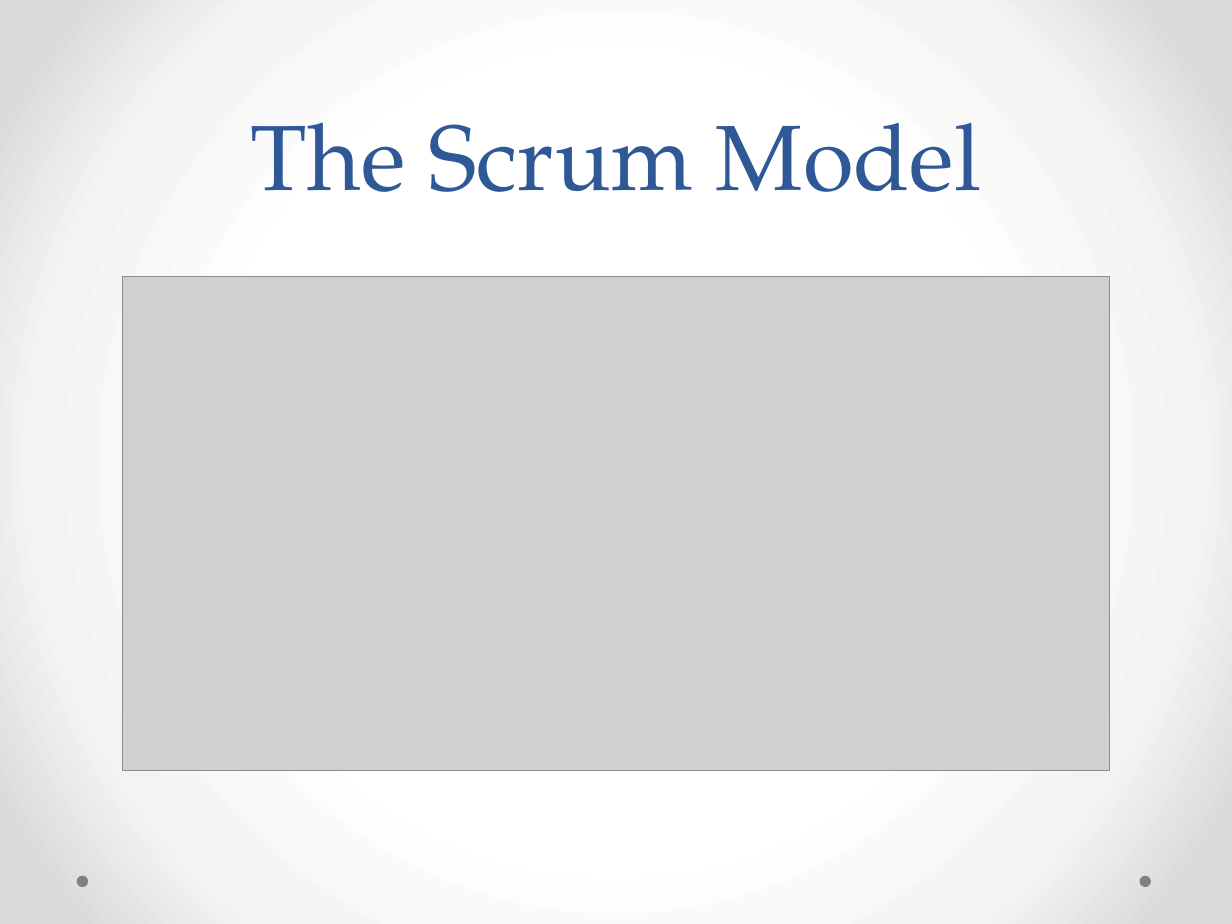
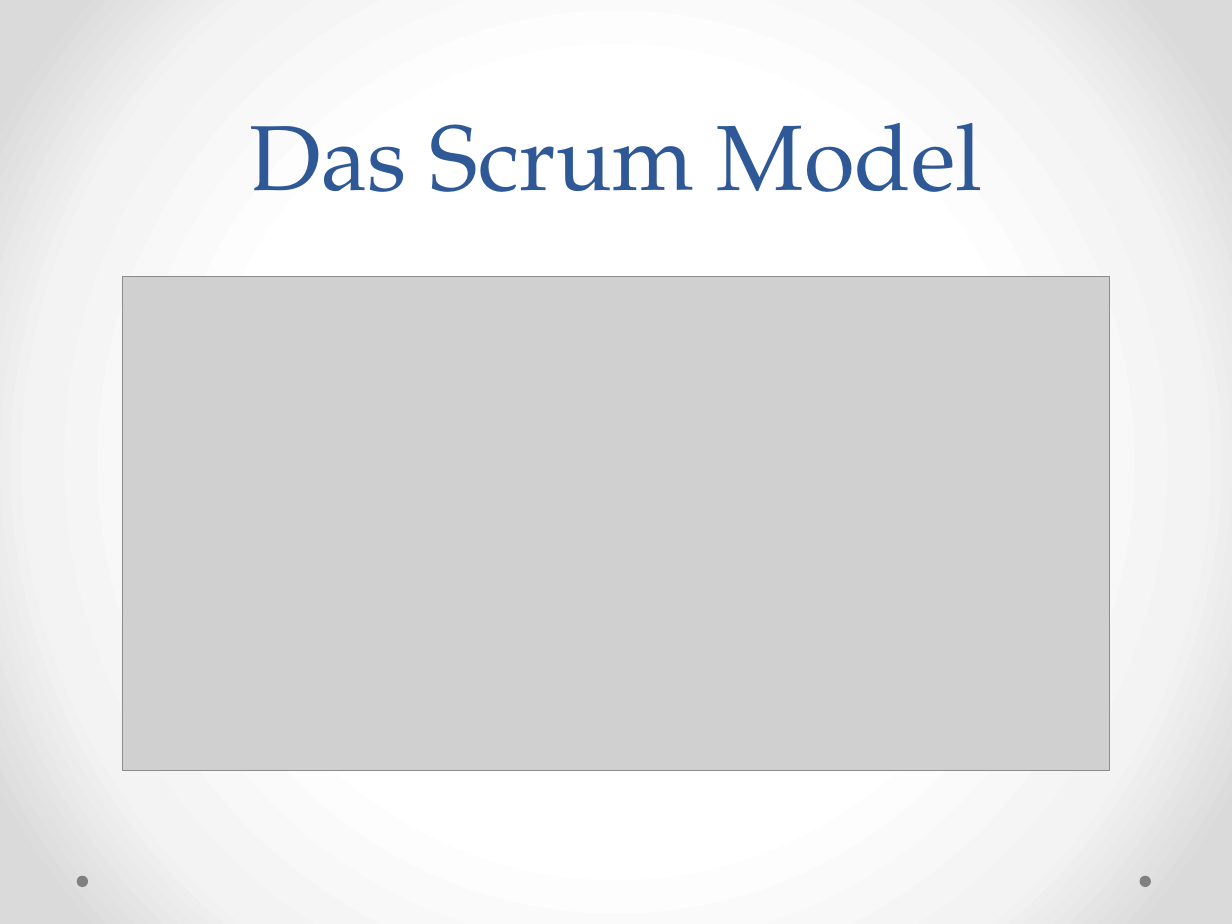
Before and after one commit to Medardus2004/ScrumPresentation, a slide deck: slide 11 of Scrum.pptx (slide 8 before the commit). Drawn at 1232x924 pixels with LibreOffice and Linux fonts; fonts in the diff are those of the drawing; grey boxes stand for pictures. Boxes give left, top, right and bottom in pixels: in the first picture for what was removed or moved away, otherwise in the second. Text is boxed around its words. In the diff, an @@ line names an element or a change of style, - is before the commit and + after.

Commit message:
ScrumPresentation halb deutsch

```diff
--- a/Scrum.pptx
+++ b/Scrum.pptx
@@ title at [250,123,982,192]: text changed @@
-The Scrum Model
+Das Scrum Model
```
Also in this commit, not shown: 7 other slides changed, 9 slides added, 1 slide removed, 6 other files.
